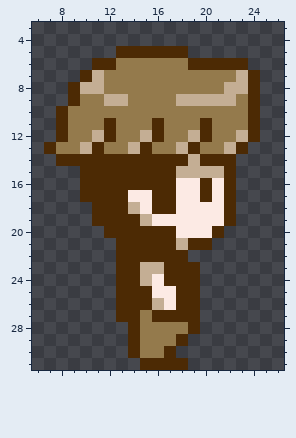
Pixel-art sprite -- animation frames/jonathanWalk07.png. Above, as it was before the edit.
The file is 32x32 pixels. Shown: x 6..26, y 3..31.
New version:
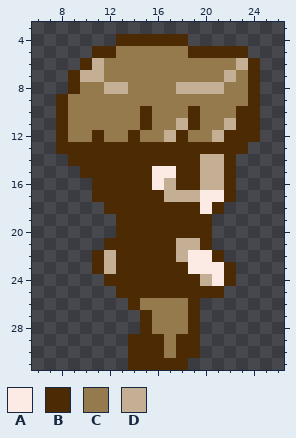
Palette (. is transparent): A #fceae4  B #4c2a04  C #947a4c  D #c4ae94
The edit:
y 4: x 13..18 ...... -> BBBBBB
y 5: x 11..23 ..BBBBBB..... -> BBCCCCCCBBBBB
y 6: x 10..12 .BB -> BDC; x 19..24 BBBBB. -> CCCCDB
y 7: x 9..10 .B -> BD; x 22..23 CD -> DC
y 8: x 10..13 DDCC -> CCDD; x 18..23 CCCCDD -> DDDDCC
y 9: x 8..9 .B -> BC; x 12..13 DD -> CC; x 18..22 DDDDD -> CCCCC
y 10: x 15 C -> B; x 19 C -> B; x 23 C -> B
y 11: x 12 B -> C; x 15..16 CB -> BC; x 18..20 CCB -> DBC; x 22..23 CC -> DB
y 12: x 11..12 DB -> BC; x 14..23 CDBCCDBCCD -> BCCDBCCDBB
y 13: x 7..10 BCCD -> .BBB; x 12..14 CCD -> BBB; x 16..18 CCD -> BBB; x 20..22 CCD -> BBB
y 14: x 8 B -> .; x 19..21 DBB -> BDD
y 15: x 16..19 BBDD -> AABB
y 16: x 10 B -> .; x 16..21 BBAABA -> ADBBDD
y 17: x 10 B -> .; x 14..15 AA -> BB; x 17..20 BAAB -> DDDA
y 18: x 11 B -> .; x 14..15 DA -> BB; x 18..19 AA -> BB; x 21..22 AB -> B.
y 19: x 11..12 BB -> ..; x 15..22 DAAAAAAB -> BBBBBB..
y 20: x 12 B -> .; x 18..21 AAAB -> BBB.
y 21: x 12 . -> B; x 19 B -> D
y 22: x 11..12 .. -> BD; x 18..21 B... -> DAAB
y 23: x 11..12 .. -> BD; x 15..16 DD -> BB; x 19..22 B... -> AAAB
y 24: x 12 . -> B; x 15..16 DA -> BB; x 20..22 ... -> DAB
y 25: x 16..17 AA -> BB; x 20..21 .. -> BB
y 26: x 13 B -> .; x 15..18 BDAB -> CCCC
y 27: x 13..18 BBCBBB -> ..BCCC
y 28: x 14..15 BC -> .B
y 29: x 15..16 CC -> BB; x 19 . -> B
y 30: x 15..19 CCB.. -> BBCBB
y 31: x 14 . -> B
Pixel boxes of the changes (left, top, right, bottom) in both pictures:
changed: (44, 34, 260, 370)
